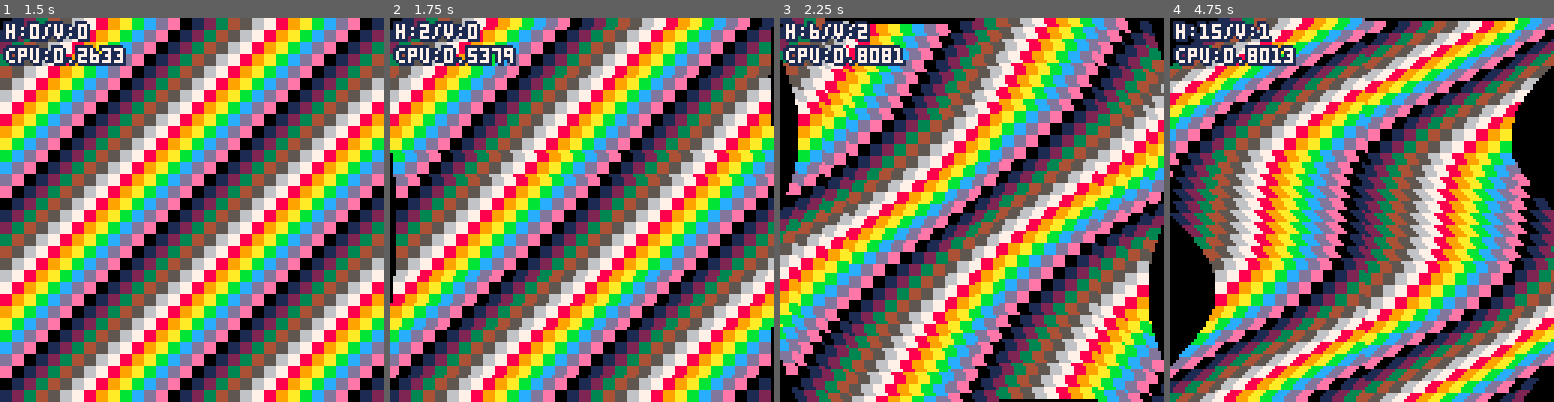
Above: before the commit, frames 1-4 (left to right).
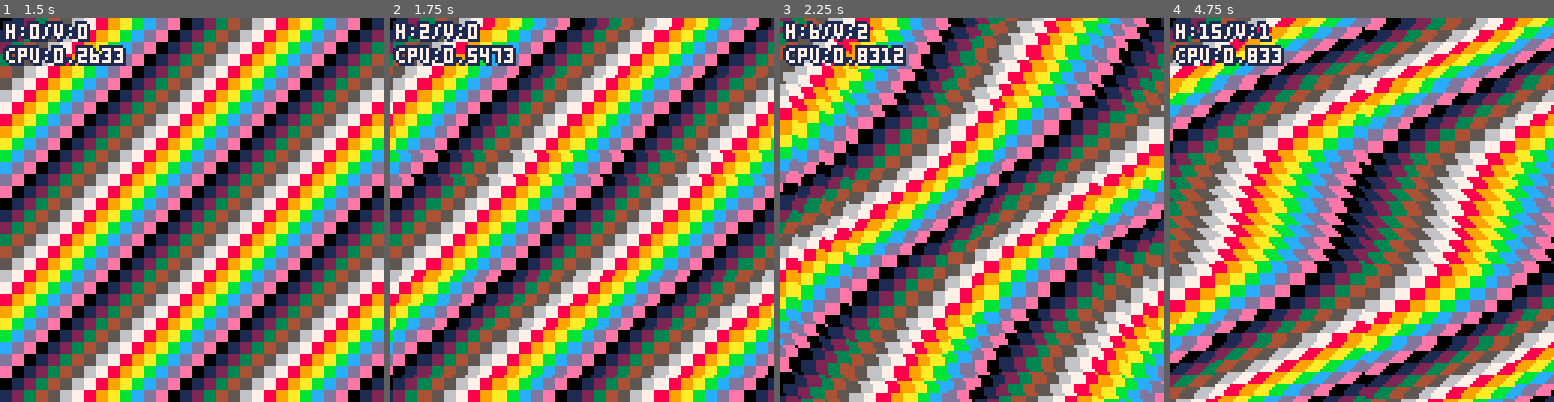
Above: after the commit, the same moments.

Repository: kadoyan/PICO-8-Carts
Game: PICO-8 cartridge wavy_scroll.p8
The game is run twice, just before and just after one commit, with the same random seed, the same clock (stepped at 60 frames per second) and the same inputs.
Inputs:
- Up to frame 1 (1.5 s): no input
- Up to frame 2 (1.75 s): hold Right from 1.6 s (still down)
- Up to frame 3 (2.25 s): release Right at 2.1 s; hold Up from 2.15 s (still down)
- Up to frame 4 (4.75 s): release Up at 2.42 s; hold Right 2.47-3.03 s; hold Left 3.08-3.58 s; hold Down 3.63-3.97 s; hold Right 4.02-4.68 s; hold Up from 4.73 s (still down)

Frame 1 is identical in both runs. In frame 2, 31% of the frame differs, in the area x 0-100%, y 0-100%; in frame 3, 66%; in frame 4, 82%.

Commit message:
just a little fix

Diff:
--- a/massive_beam.p8
+++ b/massive_beam.p8
@@ -1,5 +1,5 @@
 pico-8 cartridge // http://www.pico-8.com
-version 29
+version 36
 __lua__
 _set_fps(60)
 pal(3,140,1)
@@ -40,7 +40,12 @@
 end
 
 -- particle effect
-add(bb,{x=hx+(flr(rnd(hw*3)-hw*1.5)),y=hy-3,l=ceil(rnd(40))+20,c=6+flr(rnd(3))+1})
+add(bb,{
+	x=hx+(flr(rnd(hw*3)-hw*1.5)),
+	y=hy-3,
+	l=ceil(rnd(40))+20,
+	c=6+flr(rnd(3))+1
+})
 for b in all(bb) do
 	local x,n=b.x+sin((b.x+b.y)/50)*2,flr(rnd(#bb)+1)
 	pset(x,b.y,b.c)
--- a/triangles.p8
+++ b/triangles.p8
@@ -44,7 +44,9 @@
 
 --get x axis of the point on the line
 p2calc=function(x1,y1,x2,y2,y)
-	return x1+((x2-x1)*(y-y1))/(y2-y1)
+	local x=
+	x1+((x2-x1)*(y-y1))/(y2-y1)
+	return x
 end
 
 --get random
--- a/wavy_scroll.p8
+++ b/wavy_scroll.p8
@@ -1,5 +1,5 @@
 pico-8 cartridge // http://www.pico-8.com
-version 32
+version 36
 __lua__
 function _init()
 	rs=0
@@ -41,7 +41,8 @@
 		cls()
 		for y=0,127 do
 			local rx=ceil(sin(rs+y/100)*h)
-			sspr(0,y,128,1,rx,y,128,1)
+			local sh=abs(h)
+			sspr(0,y,127,1,rx-sh,y,128+sh*2,1)
 		end
 	end
 	memcpy(0,0x6000,128*64)
@@ -49,7 +50,8 @@
 		cls()
 		for x=0,127 do
 			local ry=ceil(sin(rs+x/100)*v)
-			sspr(x,0,1,128,x,ry,1,128)
+			local sv=abs(v)
+			sspr(x,0,1,127,x,ry-sv,1,128+sv*2)
 		end
 	end
 	memcpy(0,0x6000,128*64)
